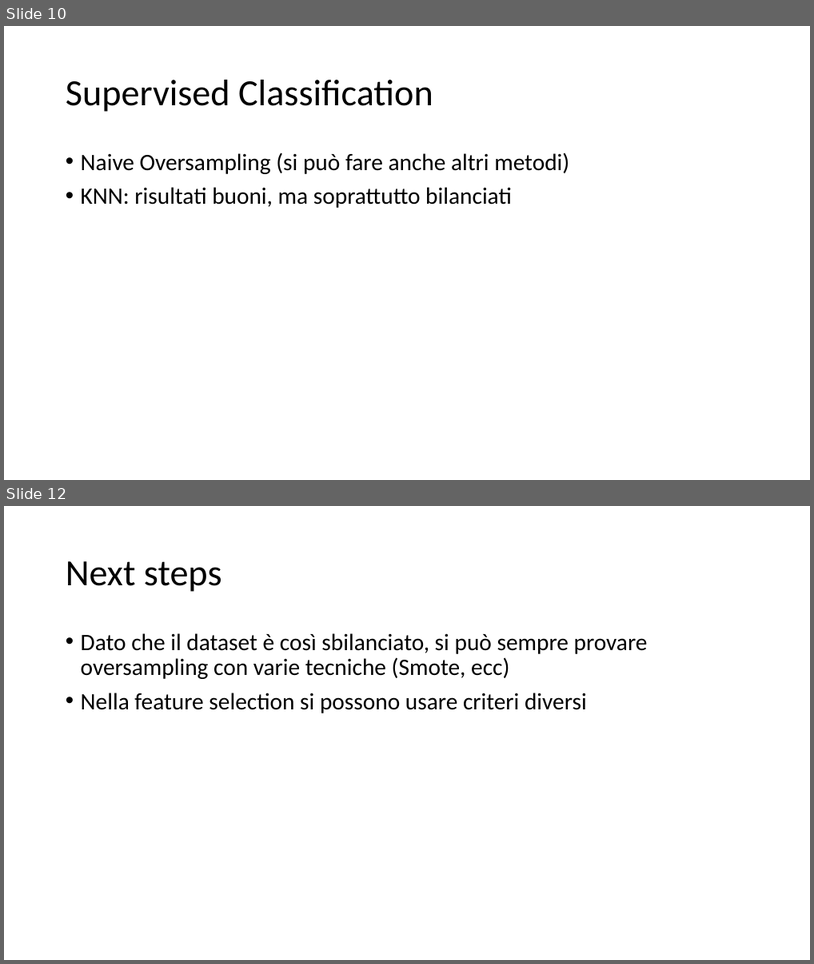
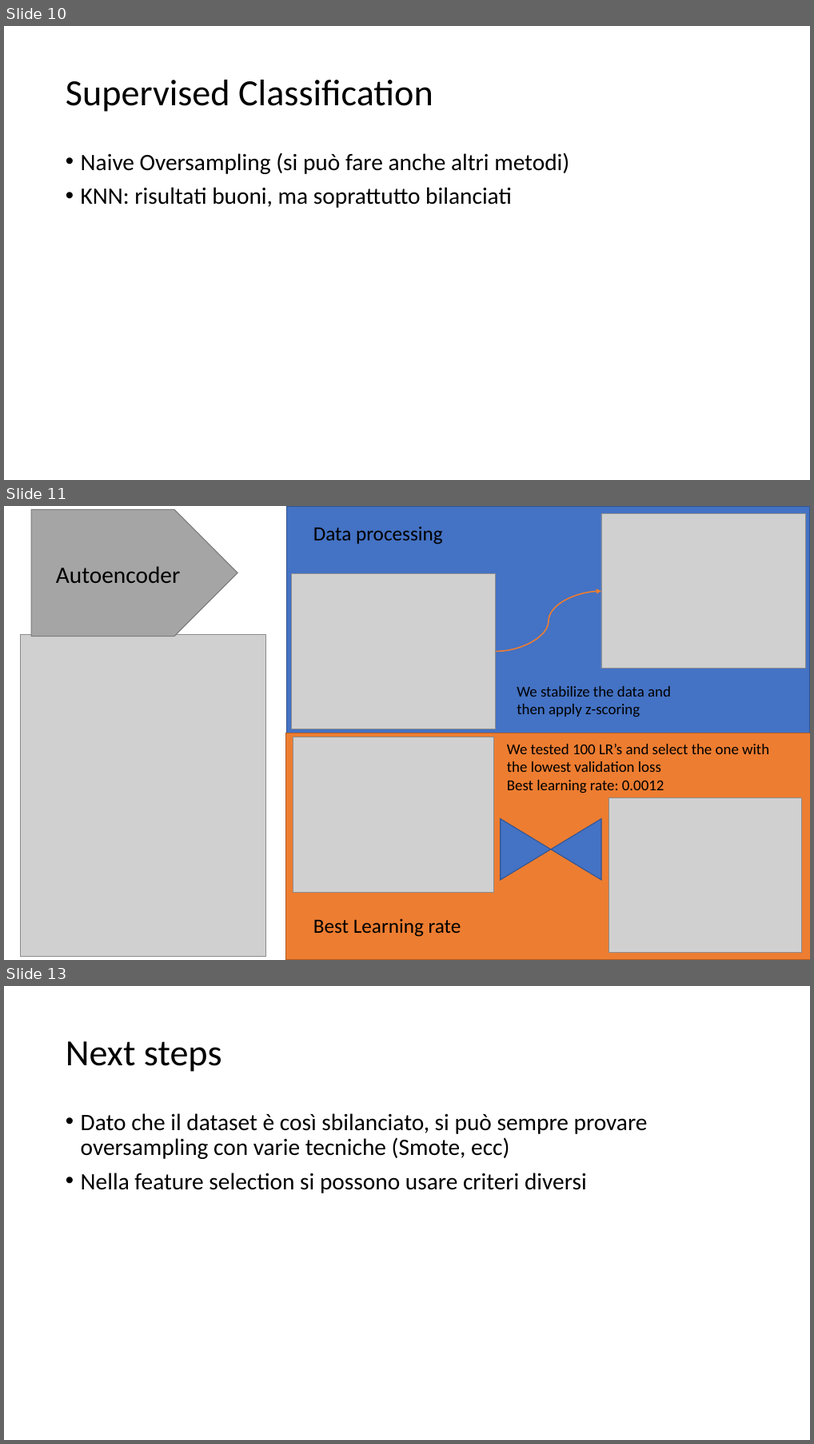
Before and after one commit to jstringara/Fintech, a slide deck: BC3/G/Bozza.pptx. Shown one above the other, each under a label of ours: slides 10 and 12 before the commit, slides 10, 11 and 13 after it; the slides between them are not shown. The pictures are 814x964 and 814x1444 pixels, drawn with LibreOffice and Linux fonts; fonts in the diff are those of the drawing; grey boxes stand for pictures. Boxes give left, top, right and bottom in pixels: in the first picture for what was removed or moved away, otherwise in the second. Text is boxed around its words. In the diff, an @@ line names an element or a change of style, - is before the commit and + after.

```diff
--- a/BC3/G/Bozza.pptx
+++ b/BC3/G/Bozza.pptx
@@ slide 11 added at [4, 506, 810, 960], background #FFFFFF @@
@@ pentagon arrow added at [31, 510, 238, 636], fill #A5A5A5, outline #7A7A7A 1 pt @@
@@ rectangle added at [287, 506, 810, 733], fill #4472C4, outline #325491 1 pt @@
@@ text added at [314, 526, 443, 544], 24 pt, text #000000 @@
+Data processing
@@ picture added at [602, 514, 806, 668] @@
@@ text added at [56, 566, 180, 583], 28 pt, text #000000 @@
+Autoencoder
@@ picture added at [291, 574, 496, 728] @@
@@ curved arrow added from (496, 651) to (602, 592), #ED7D31 1.5 pt @@
@@ picture added at [21, 634, 266, 956] @@
@@ text added at [517, 686, 671, 717], 18 pt, text #000000 @@
+We stabilize the data and then apply z-scoring
@@ rectangle added at [286, 733, 810, 960], fill #ED7D31, outline #AF5C24 1 pt @@
@@ picture added at [293, 737, 494, 892] @@
@@ text added at [507, 744, 770, 793], 18 pt, text #000000 @@
+We tested 100 LR’s and select the one with the lowest validation loss
+Best learning rate: 0.0012
@@ picture added at [609, 797, 802, 952] @@
@@ flow chart collate added at [501, 819, 602, 880], fill #4472C4, outline #325491 1 pt @@
@@ text added at [314, 918, 462, 936], 24 pt, text #000000 @@
+Best Learning rate
@@ what was slide 12 is now slide 13 @@
```
Also in this commit, not shown: 1 other slide added, 1 slide removed, 8 other files.
